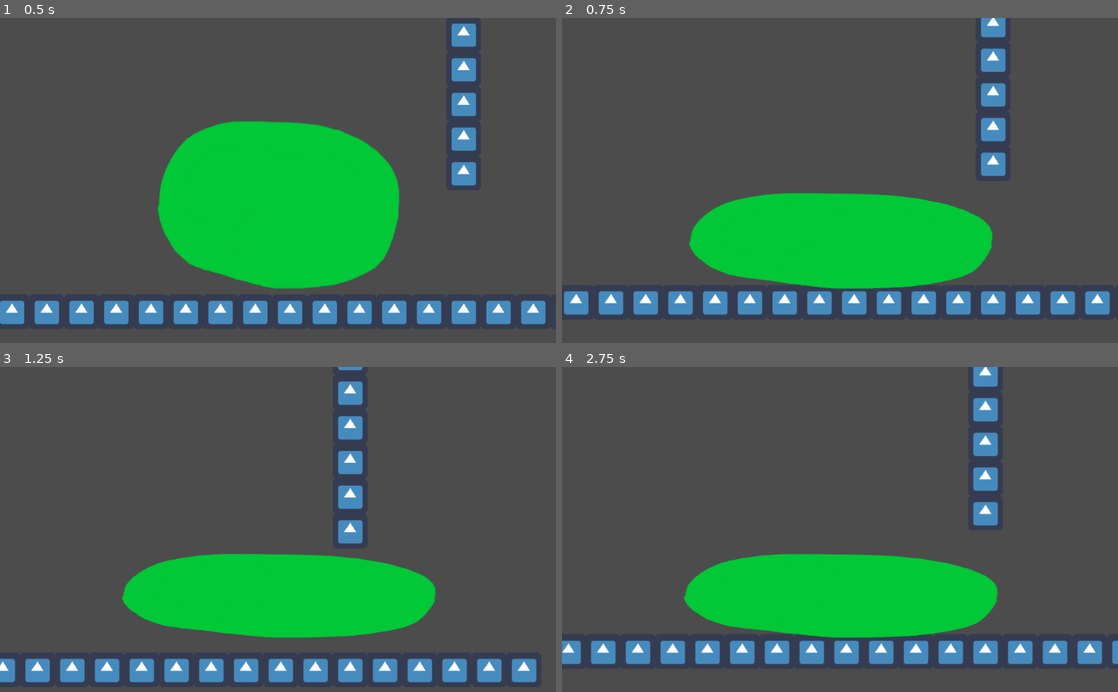
Above: before the commit, frames 1-4 (two rows, left to right).
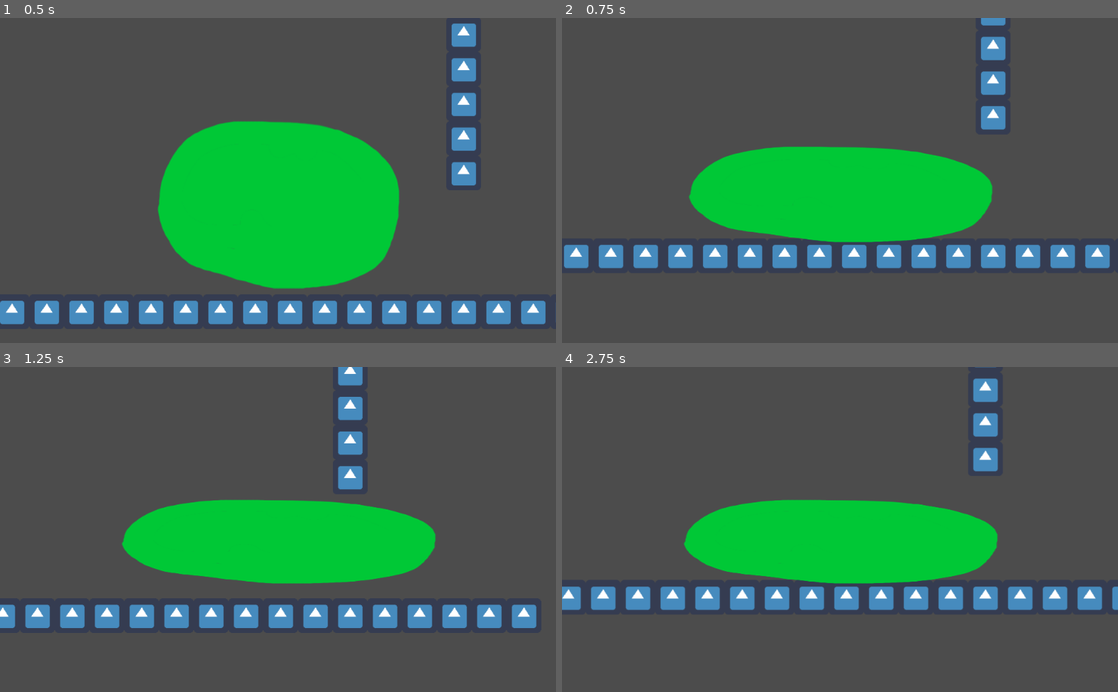
Above: after the commit, the same moments.

Repository: mariothedog/Shifty-Slime
Game: Godot game, scene res://Levels/Level0.tscn
The game is run twice, just before and just after one commit, with the same random seed, the same clock (stepped at 60 frames per second) and the same inputs. The engine's default icon, where the game draws it, is replaced by a stand-in: a white triangle on a blue panel in a dark square.
Inputs:
- Up to frame 1 (0.5 s): no input
- Up to frame 2 (0.75 s): hold D (move_right) from 0.53 s (still down); hold S (shrink) from 0.53 s (still down)
- Up to frame 3 (1.25 s): keep holding D (move_right); keep holding S (shrink); tap Space (jump) at 0.77 s
- Up to frame 4 (2.75 s): release S (shrink) at 1.28 s; tap S (shrink) at 1.35 s; tap Space (jump) at 1.52 s; release D (move_right) at 2.03 s; hold A (move_left) from 2.03 s (still down); hold S (shrink) from 2.03 s (still down)

Frame 1 is identical in both runs. In frame 2, 25% of the frame differs, in the area x 0-99%, y 0-92%; in frame 3, 27%; in frame 4, 27%, in the area x 0-100%, y 0-92%.

Commit message:
Added some camera movement

Diff:
--- a/Player/Player.gd
+++ b/Player/Player.gd
@@ -38,6 +38,8 @@
 	if not (colliding_with_object_up and scale_dir.y > $Sprite.scale.y):
 		$Sprite.scale = lerp($Sprite.scale, scale_dir, 0.15)
 
+		$Camera2D.position = lerp($Camera2D.position, Vector2(0, -200) * scale_dir.y, 0.15)
+
 	# Moving
 	var input_vel_x = 0
 	if Input.is_action_pressed("move_right"):
